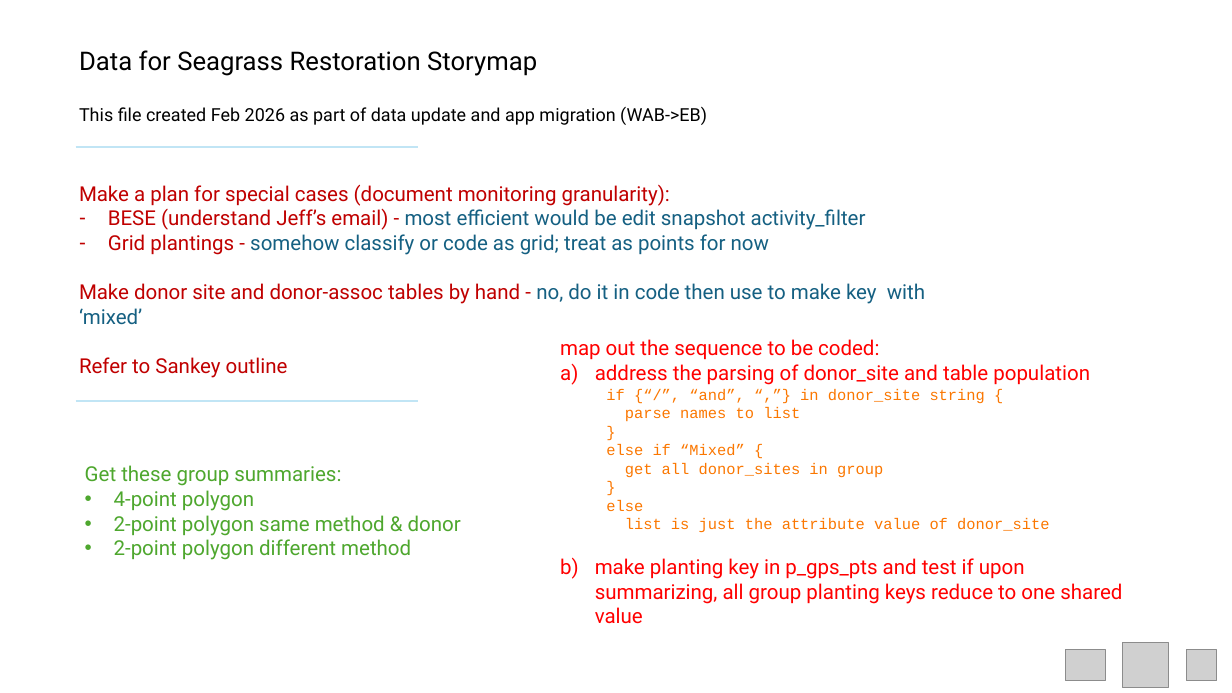
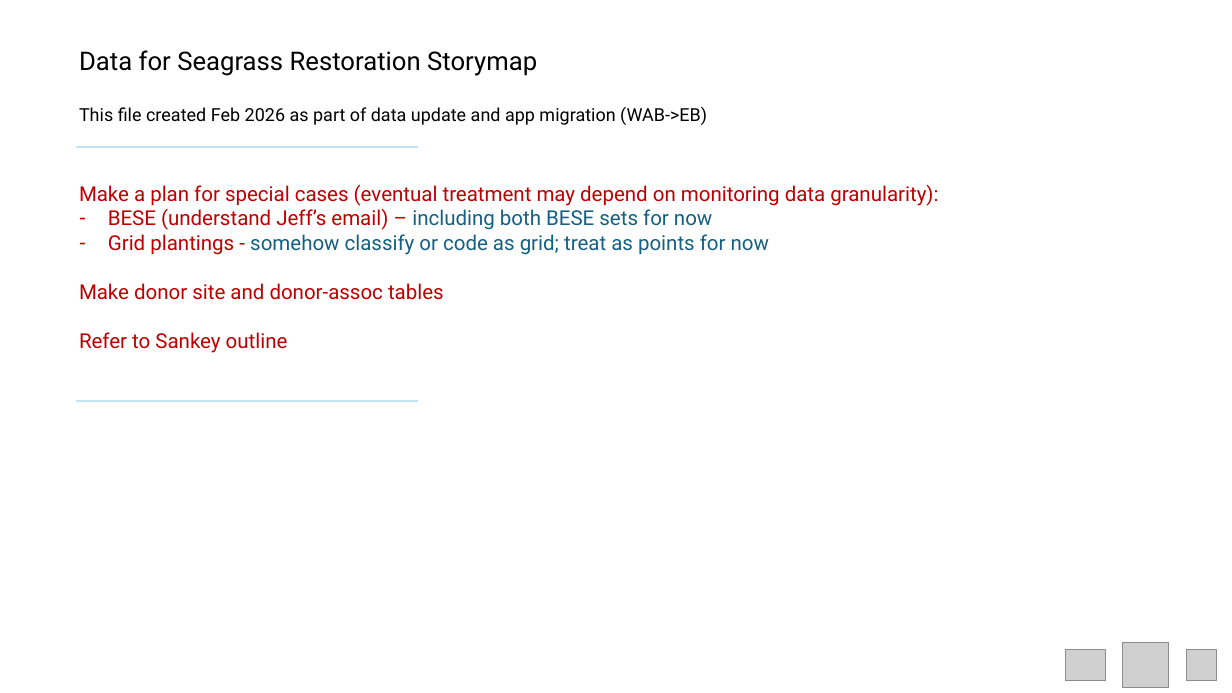
Before and after one commit to WA-Nearshore/seagrass-restoration-processing, a slide deck: slide 1 of docs/seagrass_restoration_storymap_notes.pptx. Drawn at 1232x693 pixels with LibreOffice and Linux fonts; fonts in the diff are those of the drawing; grey boxes stand for pictures. Boxes give left, top, right and bottom in pixels: in the first picture for what was removed or moved away, otherwise in the second. Text is boxed around its words. In the diff, an @@ line names an element or a change of style, - is before the commit and + after.

Commit message:
Working on planting table creation.

```diff
--- a/docs/seagrass_restoration_storymap_notes.pptx
+++ b/docs/seagrass_restoration_storymap_notes.pptx
@@ text at [79,184,938,230]: text changed @@
-Make a plan for special cases (document monitoring granularity):
-– BESE (understand Jeff’s email) - most efficient would be edit snapshot activity_filter
+Make a plan for special cases (eventual treatment may depend on monitoring data granularity):
+– BESE (understand Jeff’s email) – including both BESE sets for now
@@ text at [79,283,444,300]: text changed @@
-Make donor site and donor-assoc tables by hand - no, do it in code then use to make key with ‘mixed’
+Make donor site and donor-assoc tables
@@ text removed at [560,339,1122,624] @@
-map out the sequence to be coded:
-a) address the parsing of donor_site and table population
-  if {“/”, “and”, “,”} in donor_site string {
-  parse names to list
-  }
-  else if “Mixed” {
-  get all donor_sites in group
-  }
-  else
-  list is just the attribute value of donor_site
-b) make planting key in p_gps_pts and test if upon summarizing, all group planting keys reduce to one shared value
@@ text removed at [85,465,461,560] @@
-Get these group summaries:
-• 4-point polygon
-• 2-point polygon same method & donor
-• 2-point polygon different method
```
Also in this commit, not shown: 4 other slides changed, 1 slide added, 10 other files.
